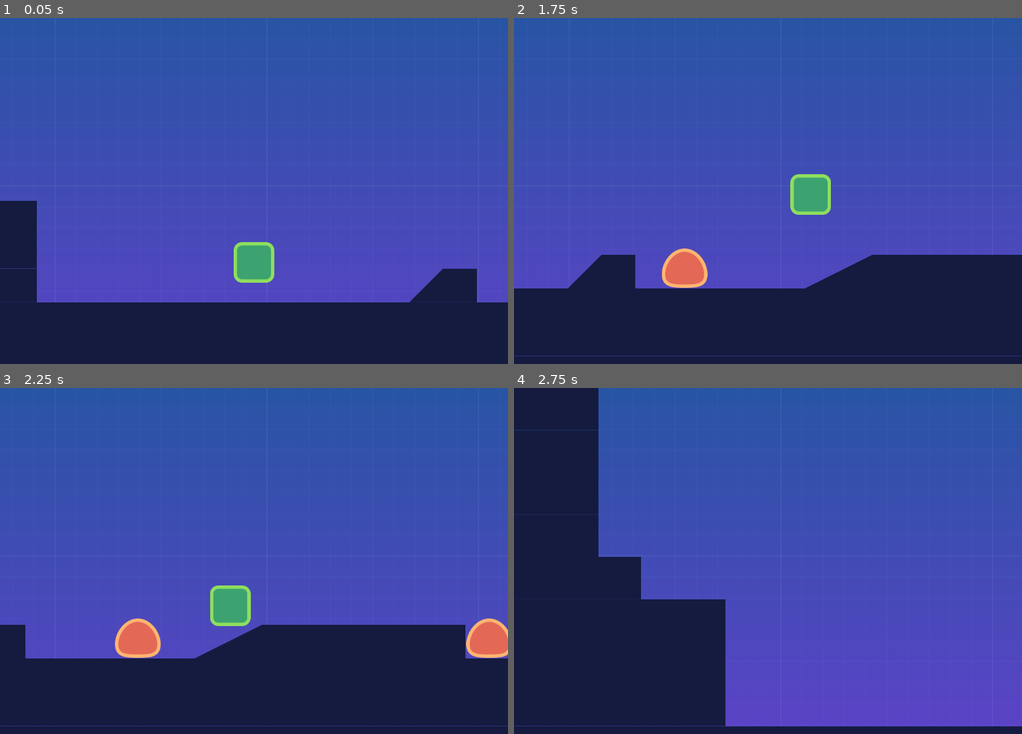
Above: before the commit, frames 1-4 (two rows, left to right).
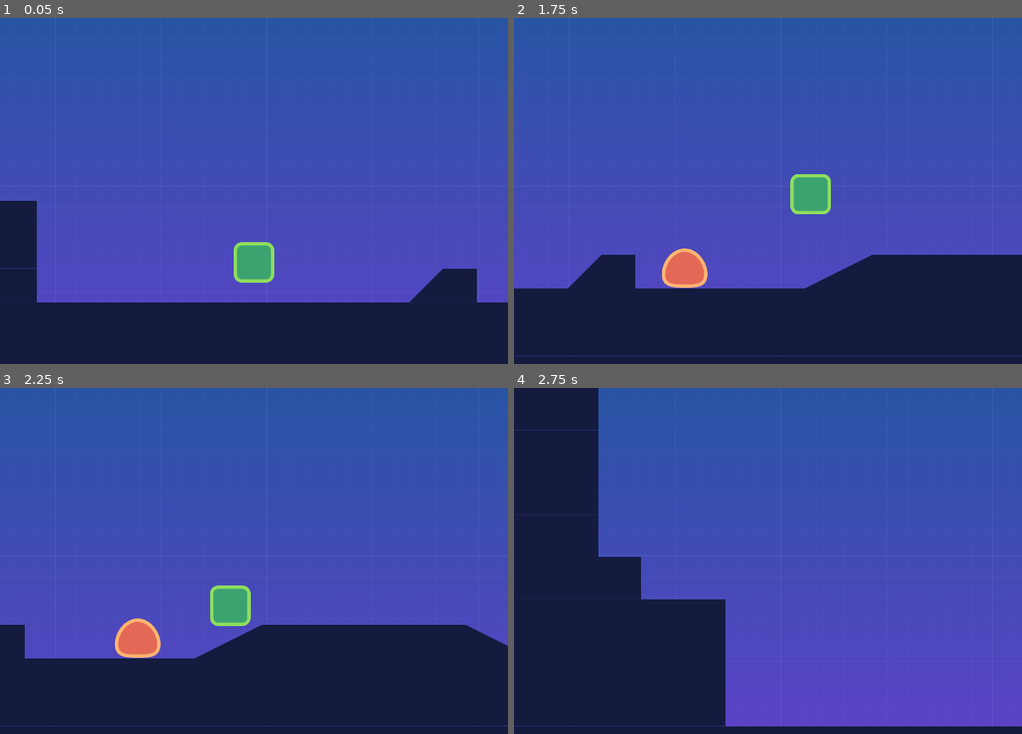
Above: after the commit, the same moments.

Repository: walizw/GodotProjects
Game: Godot game, scene res://scenes/level.tscn
The game is run twice, just before and just after one commit, with the same random seed, the same clock (stepped at 60 frames per second) and the same inputs.
Inputs:
- Up to frame 1 (0.05 s): no input
- Up to frame 2 (1.75 s): hold D (right) from 0.53 s (still down); tap W (jump) at 0.77, 1.52 s
- Up to frame 3 (2.25 s): release D (right) at 2.03 s; hold A (left) from 2.03 s (still down)
- Up to frame 4 (2.75 s): keep holding A (left)

Frame 1 is identical in both runs. In frame 2, less than 0.1% of the frame differs, in the area x 54-63%, y 45-57%; in frame 3, 0.9%, in the area x 4-100%, y 66-79%; in frame 4, nothing differs.

Commit message:
adding slope movement

Diff:
--- a/1. Platformer/scenes/level.tscn
+++ b/1. Platformer/scenes/level.tscn
@@ -124,13 +124,13 @@
 collision_layer = 8
 collision_mask = 0
 format = 1
-tile_data = PoolIntArray( -196608, 0, 0, -196607, 0, 0, -196 …(785 unchanged characters)…  0, 0, 458781, 0, 0, 458782, 0, 0, 458789, 0, 0, 458790, 0, 0, 458791, 0, 0, 458 …(2377 unchanged characters)…
+tile_data = PoolIntArray( -196608, 0, 0, -196607, 0, 0, -196 …(785 unchanged characters)…  0, 0, 458781, 0, 0, 458782, 0, 0, 458783, 536870915, 0, 458784, 536870914, 0, 458788, 1, 0, 458789, 0, 0, 458790, 0, 0, 458791, 0, 0, 458 …(2377 unchanged characters)…
 
 [node name="enemy" parent="." instance=ExtResource( 3 )]
 position = Vector2( 1710, 574 )
 
 [node name="enemy2" parent="." instance=ExtResource( 3 )]
-position = Vector2( 2602, 597 )
+position = Vector2( 2760, 591 )
 
 [node name="Bumper" parent="." instance=ExtResource( 5 )]
 position = Vector2( 3028, 562 )
--- a/1. Platformer/scripts/player.gd
+++ b/1. Platformer/scripts/player.gd
@@ -12,7 +12,10 @@
 	var is_jump_interrupted := Input.is_action_just_released ("jump") and _velocity.y < 0.0
 	var dir: = get_direction ()
 	_velocity = calculate_mov_velocity (_velocity, speed, dir, is_jump_interrupted)
-	_velocity = move_and_slide (_velocity, FLOOR_NORMAL)
+	var snap: = Vector2.DOWN * 50.0 if dir.y == 0 else Vector2.ZERO
+	_velocity.y = move_and_slide_with_snap (
+		_velocity, snap, FLOOR_NORMAL, true, 4, PI / 3.0
+	).y
 
 func get_direction () -> Vector2:
 	return Vector2 (
